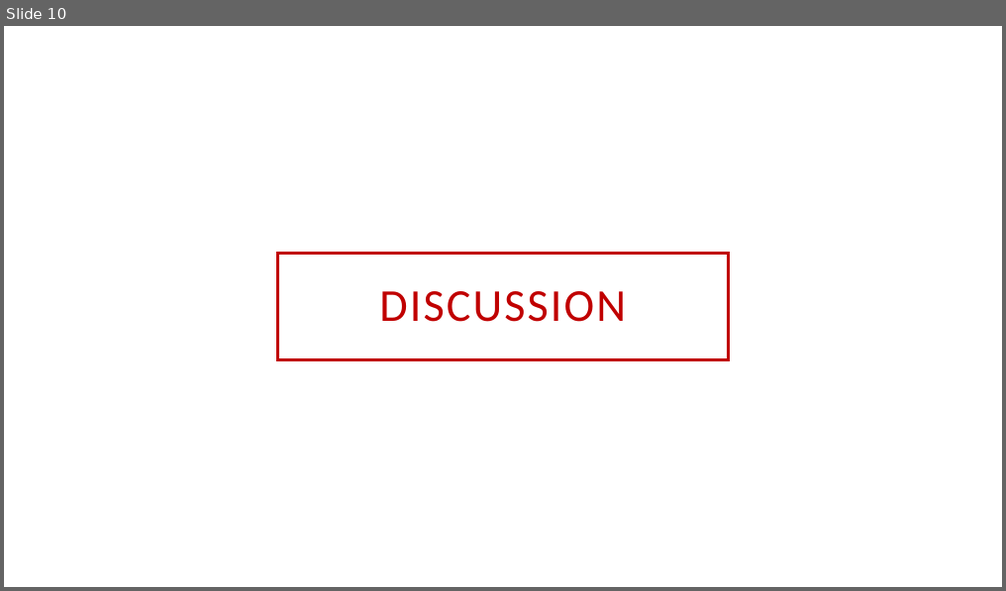
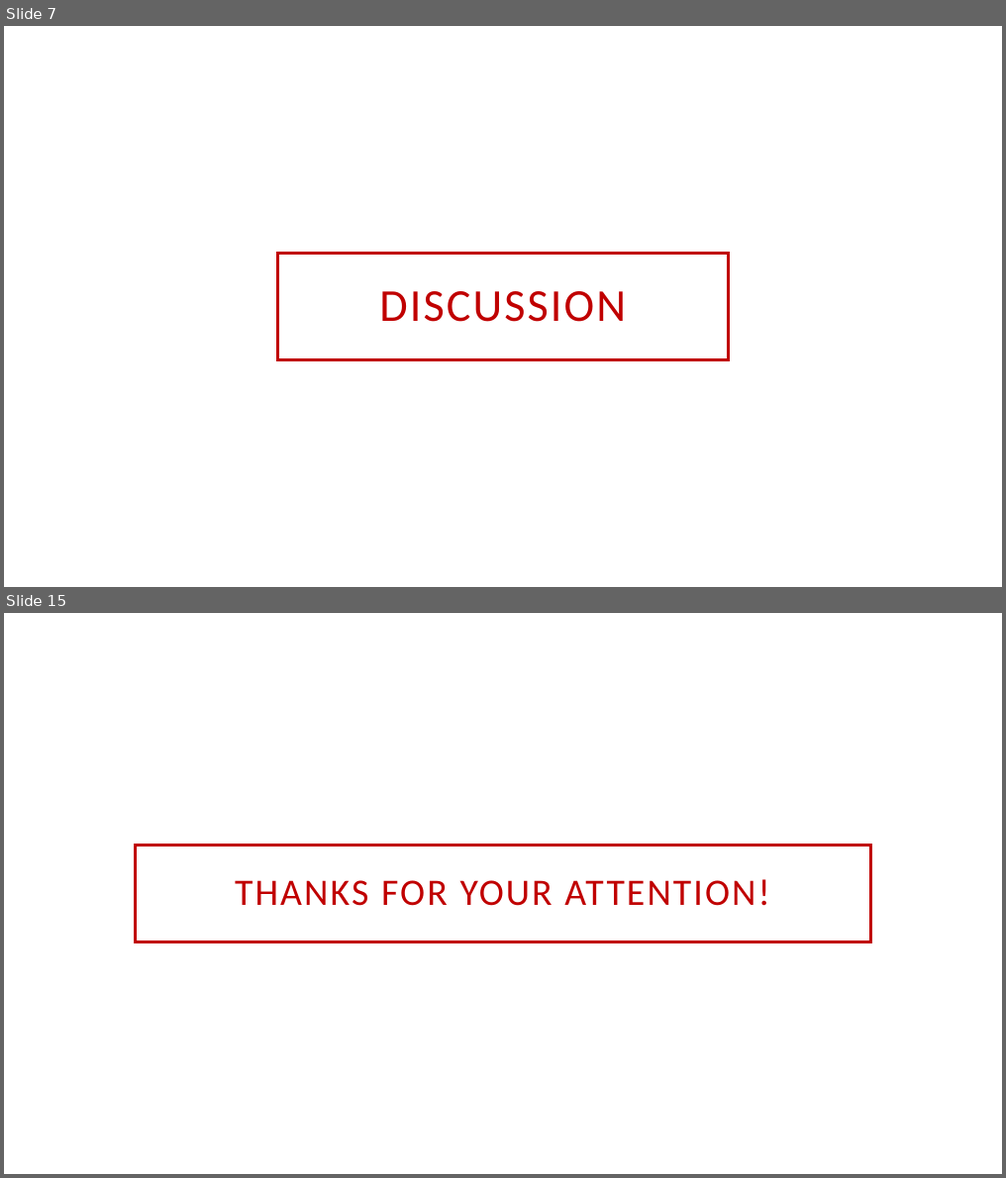
Before and after one commit to NoemiMzz/LabDataAnalysis, a slide deck: Group2_presentation.pptx. Shown one above the other, each under a label of ours: slide 10 before the commit, slides 7 and 15 after it; the slides between them are not shown. The pictures are 1006x591 and 1006x1178 pixels, drawn with LibreOffice and Linux fonts; fonts in the diff are those of the drawing; background and template pictures are left out. Boxes give left, top, right and bottom in pixels: in the first picture for what was removed or moved away, otherwise in the second. Text is boxed around its words. In the diff, an @@ line names an element or a change of style, - is before the commit and + after.

```diff
--- a/Group2_presentation.pptx
+++ b/Group2_presentation.pptx
@@ slide 15 added at [4, 613, 1002, 1174], background picture (left out) @@
@@ title added at [135, 845, 871, 943], fill #FFFFFF, outline #C00000 2.5 pt, 36 pt, text #C00000 @@
+THANKS FOR YOUR ATTENTION!
@@ what was slide 10 is now slide 7 @@
```
Also in this commit, not shown: 5 slides changed, 6 other slides added, 5 slides removed, 1 other file.
